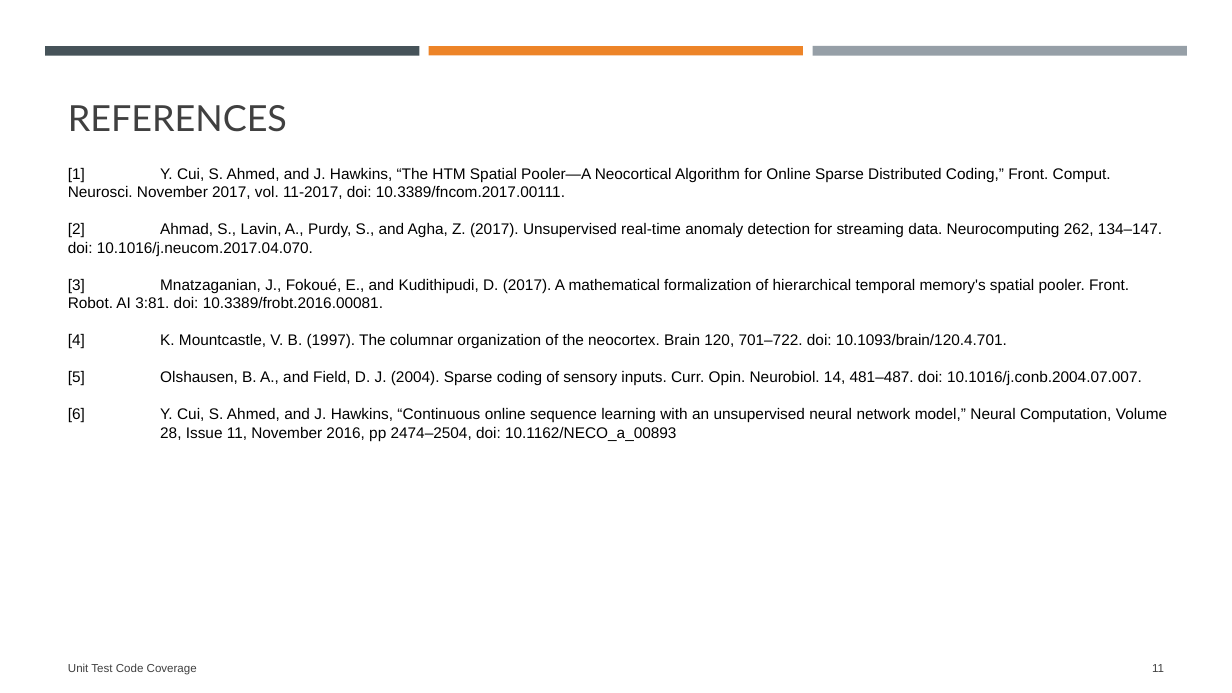
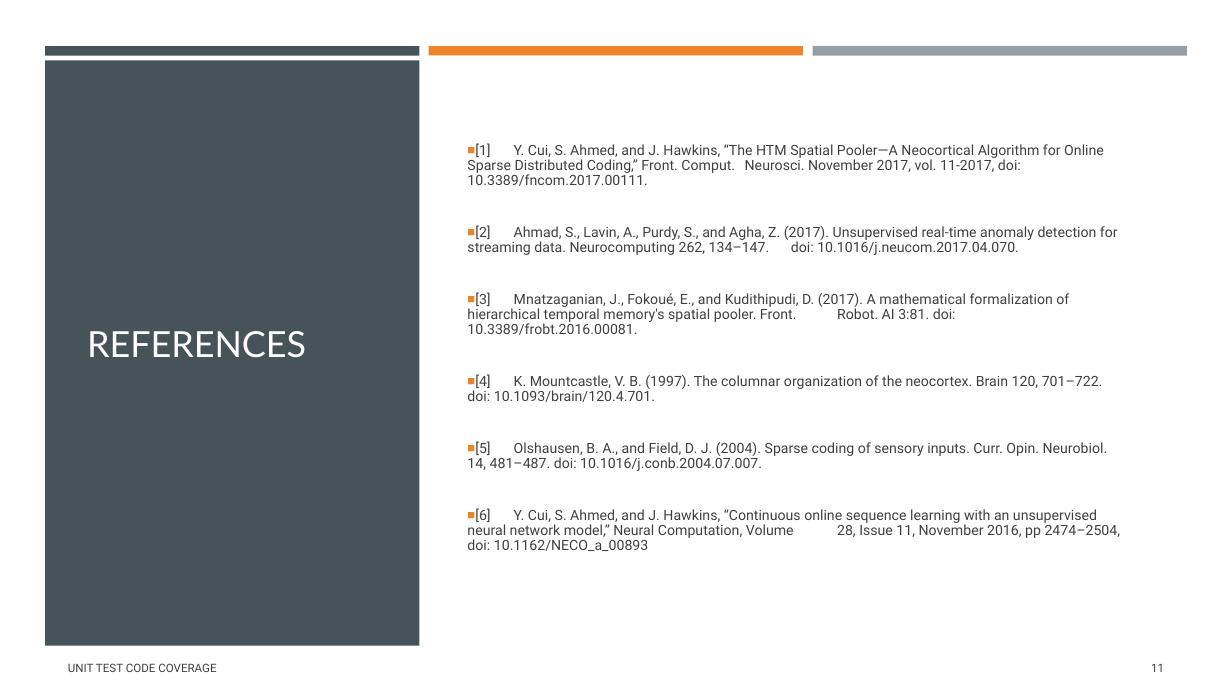
Before and after one commit to mahbubur-r/neocortexapi, a slide deck: slide 11 of source/MySEProject/Documentation/ML2324-8 Implement Anomaly Detection Sample.pptx. Drawn at 1232x693 pixels with LibreOffice and Linux fonts; fonts in the diff are those of the drawing. Boxes give left, top, right and bottom in pixels: in the first picture for what was removed or moved away, otherwise in the second. Text is boxed around its words. In the diff, an @@ line names an element or a change of style, - is before the commit and + after.

```diff
--- a/source/MySEProject/Documentation/ML2324-8 Implement Anomaly Detection Sample.pptx
+++ b/source/MySEProject/Documentation/ML2324-8 Implement Anomaly Detection Sample.pptx
@@ rectangle added at box(0, 0, 1232, 693), fill #FFFFFF @@
@@ rectangle added at box(45, 60, 420, 646), fill #465359 @@
@@ text "REFERENCES": place and size @@
-text "REFERENCES" at box(68, 105, 287, 132)
+text "REFERENCES" at box(87, 331, 306, 358)
@@ text "REFERENCES" at box(87, 331, 306, 358): text colour #404040 to #FFFEFF; line spacing 37pt to 1; more space between paragraphs @@
@@ text "[1] Y. Cui, S. Ahmed, ...": place and size @@
-text "[1] Y. Cui, S. Ahmed, ..." at box(68, 168, 1167, 441)
+text "[1] Y. Cui, S. Ahmed, ..." at box(467, 143, 1121, 551)
@@ text "[1] Y. Cui, S. Ahmed, ..." at box(467, 143, 1121, 551): size 12 to 11 pt, font Arial to Roboto, text colour #000000 to #404040; alignment justified to left; bullet none to ■; line spacing 1 to 0.9; more space between paragraphs; vertical alignment top to middle @@
@@ page number at box(1151, 664, 1164, 672): font Arial to Roboto; more space between paragraphs @@
@@ text at box(68, 663, 216, 672): text changed; font Arial to Roboto @@
-Unit Test Code Coverage
+UNIT TEST CODE COVERAGE
```
Also in this commit, not shown: 6 other slides changed, 1 slide added, 1 slide removed, 1 other file.
